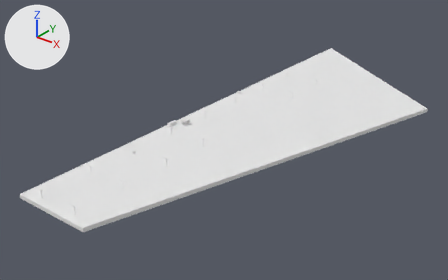
The OBJ model public/res/models/levelone.obj, before and after one commit.
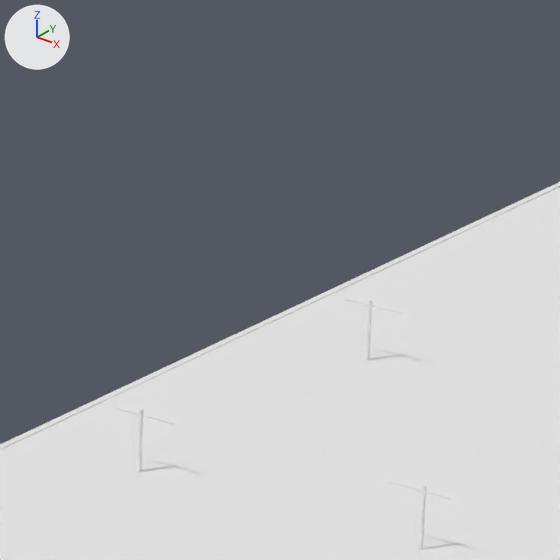
Each version appears first whole from a 50 mm camera at (72.3, -66.6, 51.7) aimed at (2.1, 21.2, -2.7), and next in a close-up on the part from 55% to 69% of the width and 14% to 36% of the height. Lighting does not change. The marker at upper left points along +X, +Y and +Z. Where no turn or scale is listed for an object, it has been applied to the vertices.

In view in the first close-up: 'floor_Cube.002', 'lamps.001_Cube.023'.
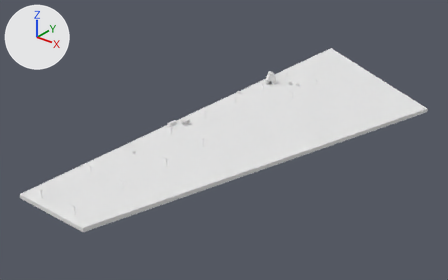
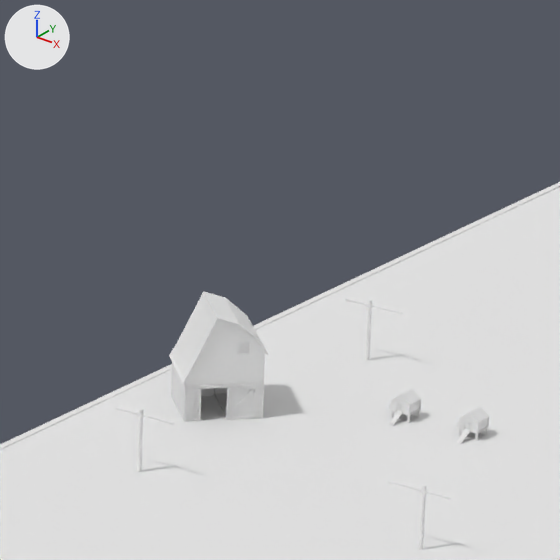
Pixel boxes (x1, y1, x2, y2) of what changed, in the close-ups (560 x 560 px):
'farm.003_Cylinder.001', added: after (169, 291, 268, 422)
'coop_Cube.030', added: after (456, 407, 489, 444)
'coop.001_Cube.031', added: after (388, 389, 421, 426)

Diff of the bpy script that builds the scene:
```diff
--- a/public/res/models/levelone.obj.py
+++ b/public/res/models/levelone.obj.py
@@ me_farm_003_cylinder_001 @@
+me_farm_003_cylinder_001.from_pydata(...)  # 269 vertices, 494 faces; spans x -6.62..-3.68, y 46.3..49.24, z -0.26..2.65
+me_farm_003_cylinder_001.materials.append(mat_none)  # white #e7e7e7
@@ me_coop_cube_030 @@
+me_coop_cube_030.from_pydata(...)  # 698 vertices, 1250 faces; spans x 0.665..1.284, y 49.407..50.358, z -0.109..0.615
+me_coop_cube_030.materials.append(mat_none)  # white #e7e7e7
@@ me_coop_001_cube_031 @@
+me_coop_001_cube_031.from_pydata(...)  # 698 vertices, 1250 faces; spans x -1.346..-0.727, y 49.407..50.358, z -0.109..0.615
+me_coop_001_cube_031.materials.append(mat_none)  # white #e7e7e7
@@ ob_farm_003_cylinder_001 @@
+ob_farm_003_cylinder_001 = bpy.data.objects.new('farm.003_Cylinder.001', me_farm_003_cylinder_001)
+ob_farm_003_cylinder_001.location = (0.0, 0.0, 0.0)
@@ ob_coop_cube_030 @@
+ob_coop_cube_030 = bpy.data.objects.new('coop_Cube.030', me_coop_cube_030)
+ob_coop_cube_030.location = (0.0, 0.0, 0.0)
@@ ob_coop_001_cube_031 @@
+ob_coop_001_cube_031 = bpy.data.objects.new('coop.001_Cube.031', me_coop_001_cube_031)
+ob_coop_001_cube_031.location = (0.0, 0.0, 0.0)
```
